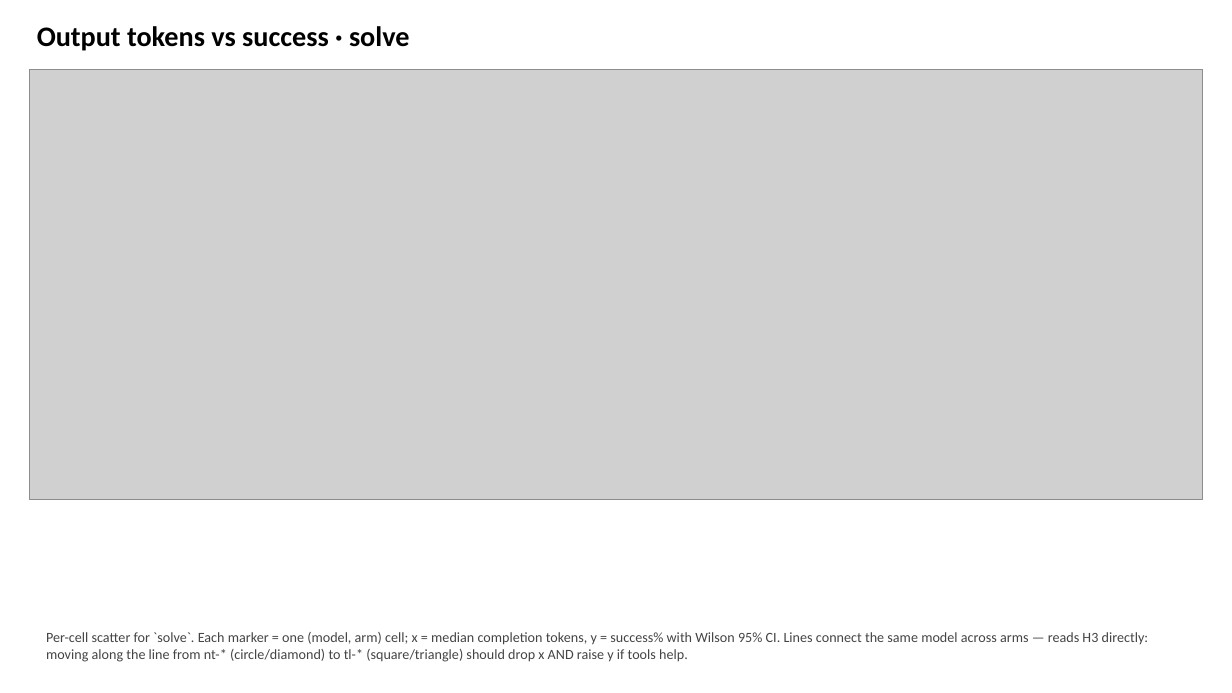
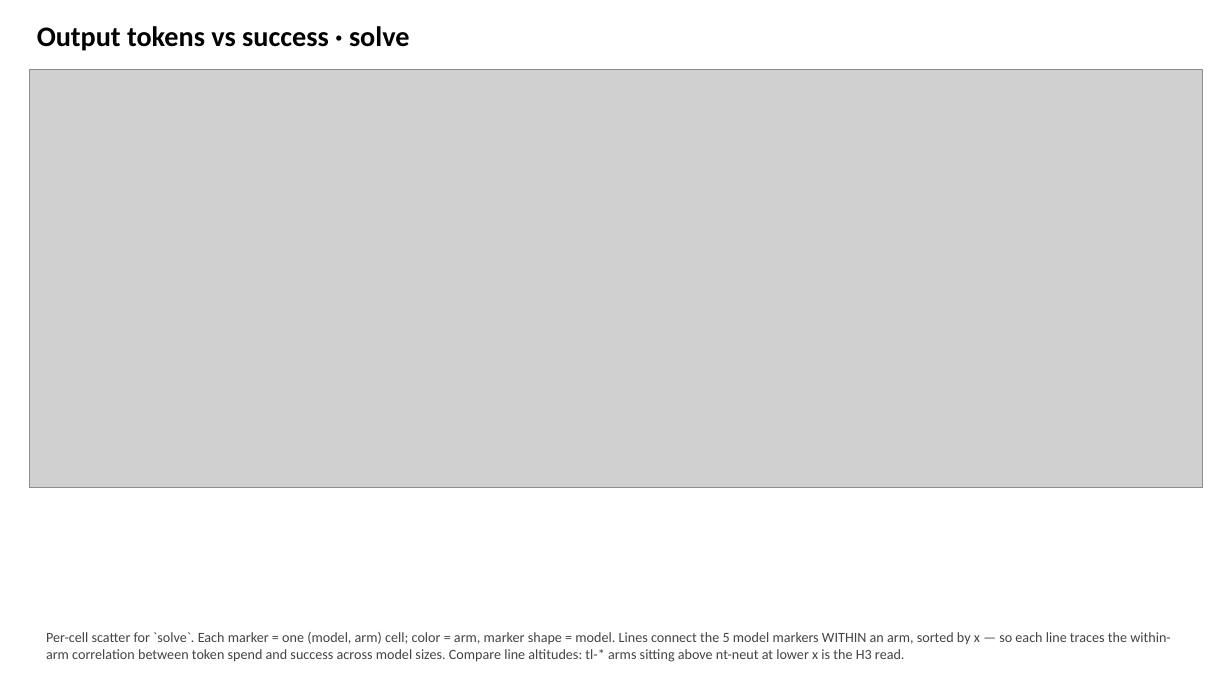
Before and after one commit to SPL-BGU/pddl-copilot-experiments, a slide deck: slide 21 of checkpoints/sweep5-live/pddl_copilot_sweep5_live.pptx. Drawn at 1232x693 pixels with LibreOffice and Linux fonts; fonts in the diff are those of the drawing; grey boxes stand for pictures. Boxes give left, top, right and bottom in pixels: in the first picture for what was removed or moved away, otherwise in the second. Text is boxed around its words. In the diff, an @@ line names an element or a change of style, - is before the commit and + after.

Commit message:
analyzer: add tokens-vs-success per-cell scatter slides to deck
Five new slides (one per task) plot median completion tokens vs success%
on a 1x2 (think off/on) grid. Color = arm, marker shape = model; per-arm
lines connect models sorted by x so each line traces the within-arm
correlation between cell verbosity and success across model sizes.

Per-cell aggregation avoids the within-cell difficulty + truncation-cliff
confounds of a binned-by-token curve. Wilson 95% CIs on success%; medians
reuse the existing _completion_median path so the new slides stay
consistent with the bar-chart token slides.

```diff
--- a/checkpoints/sweep5-live/pddl_copilot_sweep5_live.pptx
+++ b/checkpoints/sweep5-live/pddl_copilot_sweep5_live.pptx
@@ picture: place and size @@
-picture at (30, 69, 1203, 500)
+picture at (30, 69, 1203, 488)
@@ text at (46, 632, 1170, 662): text changed @@
-Per-cell scatter for `solve`. Each marker = one (model, arm) cell; x = median completion tokens, y = success% with Wilson 95% CI. Lines connect the same model across arms — reads H3 directly: moving along the line from nt-* (circle/diamond) to tl-* (square/triangle) should drop x AND raise y if tools help.
+Per-cell scatter for `solve`. Each marker = one (model, arm) cell; color = arm, marker shape = model. Lines connect the 5 model markers WITHIN an arm, sorted by x — so each line traces the within-arm correlation between token spend and success across model sizes. Compare line altitudes: tl-* arms sitting above nt-neut at lower x is the H3 read.
```
Also in this commit, not shown: 4 other slides changed, 1 other file.
